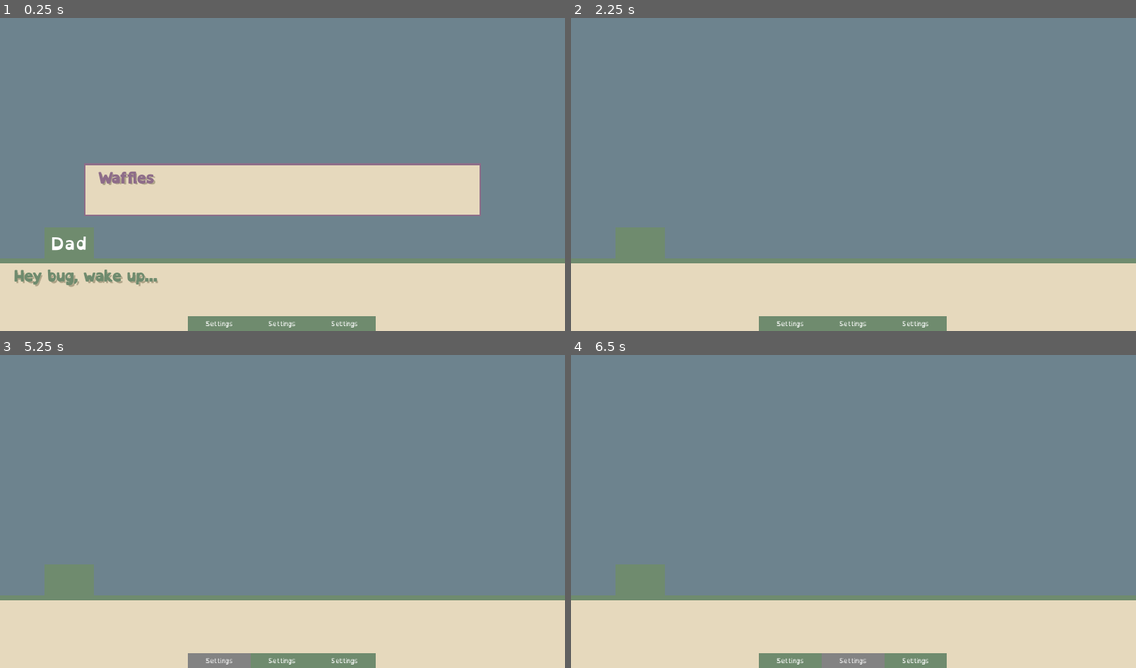
Above: before the commit, frames 1-4 (two rows, left to right).
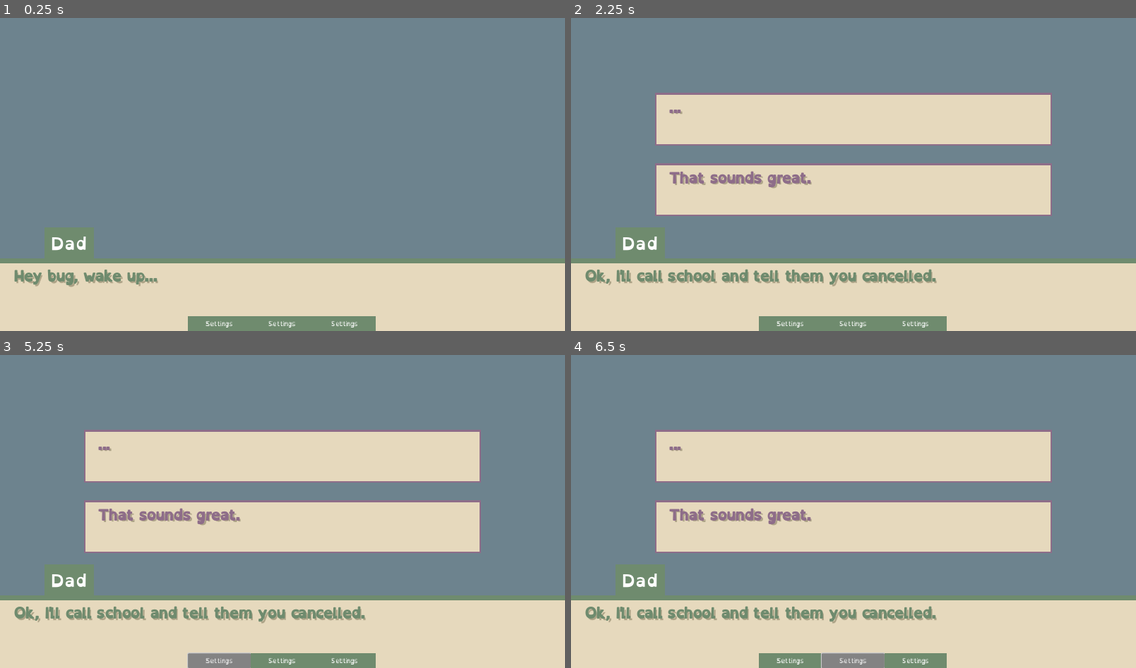
Above: after the commit, the same moments.

Repository: Birdboys/returningMolly
Game: Godot game, scene res://Scenes/main.tscn
Same seed, same stepped clock (60 frames per second), same inputs: the game is played once before the commit and once after it.
Inputs:
- Up to frame 1 (0.25 s): no input
- Up to frame 2 (2.25 s): click "dasdas" at 0.5 s; click "clear" at 1.25 s; click "dasdas" at 2 s
- Up to frame 3 (5.25 s): click "clear" at 2.75 s; click "dasdas" at 3.5 s; click "clear" at 4.25 s; click "Settings" at 5 s
- Up to frame 4 (6.5 s): click "Settings" at 5.75 s

The runs differ from the first frame. In frame 1, 12% of the frame differs, in the area x 14-86%, y 46-64%; in frame 2, 25%; in frame 3, 26%; in frame 4, 26%, in the area x 2-86%, y 23-100%.
Error before the commit: Invalid access to property or key '["intro3a", "intro3b"]' on a base object of type 'Dictionary'. (res://Scripts/textMain.gd:19)

Commit message:
dialogue comming together

Diff:
--- a/Scenes/text_main.tscn
+++ b/Scenes/text_main.tscn
@@ -111,10 +111,10 @@
 anchor_top = 1.0
 anchor_right = 1.0
 anchor_bottom = 1.0
-offset_left = 1230.0
-offset_top = 200.0
-offset_right = 1245.0
-offset_bottom = 210.0
+offset_left = -50.0
+offset_top = 35.0
+offset_right = -35.0
+offset_bottom = 45.0
 grow_horizontal = 0
 grow_vertical = 0
 scale = Vector2(2, 2)
--- a/Scenes/text_option.tscn
+++ b/Scenes/text_option.tscn
@@ -22,8 +22,7 @@
 grow_vertical = 2
 pivot_offset = Vector2(450, 60)
 size_flags_horizontal = 3
-size_flags_vertical = 8
-mouse_filter = 1
+size_flags_vertical = 4
 theme_override_styles/panel = SubResource("StyleBoxFlat_y8b5y")
 script = ExtResource("1_h77rb")
 
--- a/Scripts/dialogue_ui.gd
+++ b/Scripts/dialogue_ui.gd
@@ -3,15 +3,12 @@
 @onready var textMain = load("res://Scenes/text_main.tscn")
 @onready var choicesBox = $choicesBox
 @onready var mainText
+@onready var inChoice = false
 # Called when the node enters the scene tree for the first time.
 func _ready():
 	mainText = textMain.instantiate()
 	add_child(mainText)
 	mainText.initialize("intro0")
-
-	var choice = textChoice.instantiate()
-	choicesBox.add_child(choice)
-	choice.initialize("intro5b")
 	pass # Replace with function body.
 
 
@@ -20,19 +17,36 @@
 	pass
 
 func _on_gui_input(event: InputEvent):
-	if event.is_action_pressed("dialogue_input"):
+	if event.is_action_pressed("dialogue_input") and not inChoice:
 		changeMainText()
 	pass # Replace with function body.
 
 func changeMainText():
 	clearChoices()
 	var next = mainText.nextText()
-	mainText.queue_free()
-	mainText = textMain.instantiate()
-	add_child(mainText)
-	mainText.initialize(next[1])
-	pass
+	if next[0]: #Choice option
+		inChoice = true
+		for choice in next[1]:
+			var new_choice = textChoice.instantiate()
+			choicesBox.add_child(new_choice)
+			new_choice.initialize(choice)
+			new_choice.dialogue_choice.connect(dialogueChoice)
+	else: #Next text option
+		mainText.queue_free()
+		mainText = textMain.instantiate()
+		add_child(mainText)
+		mainText.initialize(next[1])
+		pass
 
 func clearChoices():
 	for child in choicesBox.get_children():
 		child.queue_free()
+
+func dialogueChoice(id, data):
+	DialogueManager.dialogueChoice(id)
+	inChoice = false
+	clearChoices()
+	mainText.queue_free()
+	mainText = textMain.instantiate()
+	add_child(mainText)
+	mainText.initialize(data['NEXT_TEXT_ID'])
--- a/Scripts/textChoice.gd
+++ b/Scripts/textChoice.gd
@@ -28,7 +28,5 @@
 
 func _on_gui_input(event):
 	if event.is_action_pressed("dialogue_choice_input"):
-		print(textData)
-		DialogueManager.dialogueChoice(textId)
-		emit_signal("dialogue_choice", textData)
+		emit_signal("dialogue_choice", textId, textData)
 	pass # Replace with function body.
--- a/project.godot
+++ b/project.godot
@@ -52,6 +52,7 @@
 "deadzone": 0.5,
 "events": [Object(InputEventKey,"resource_local_to_scene":false,"resource_name":"","device":-1,"window_id":0,"alt_pressed":false,"shift_pressed":false,"ctrl_pressed":false,"meta_pressed":false,"pressed":false,"keycode":0,"physical_keycode":32,"key_label":0,"unicode":32,"echo":false,"script":null)
 , Object(InputEventMouseButton,"resource_local_to_scene":false,"resource_name":"","device":-1,"window_id":0,"alt_presse …(246 unchanged characters)…
+, Object(InputEventMouseButton,"resource_local_to_scene":false,"resource_name":"","device":-1,"window_id":0,"alt_pressed":false,"shift_pressed":false,"ctrl_pressed":false,"meta_pressed":false,"button_mask":2,"position":Vector2(171, 8),"global_position":Vector2(175, 51),"factor":1.0,"button_index":2,"canceled":false,"pressed":true,"double_click":false,"script":null)
 ]
 }
 
